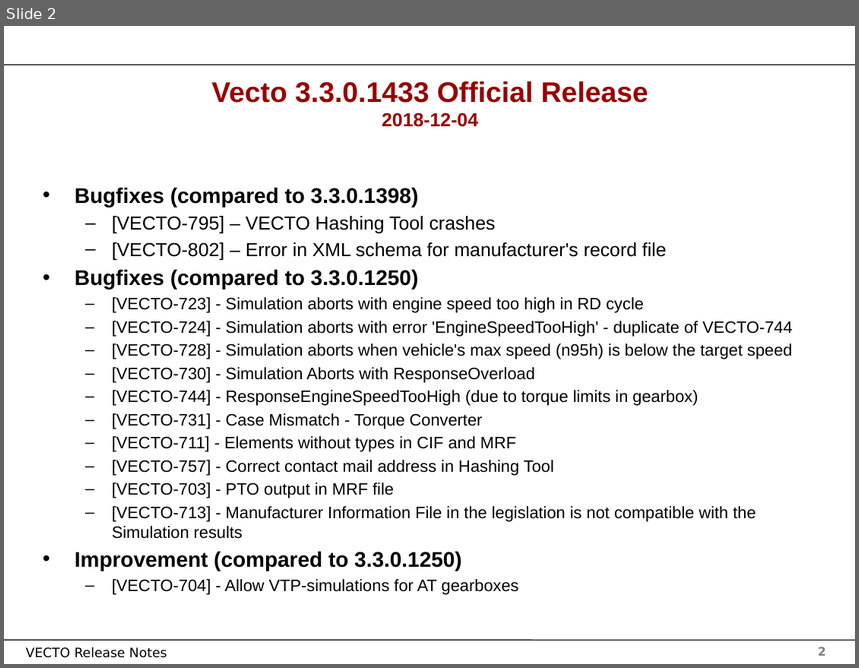
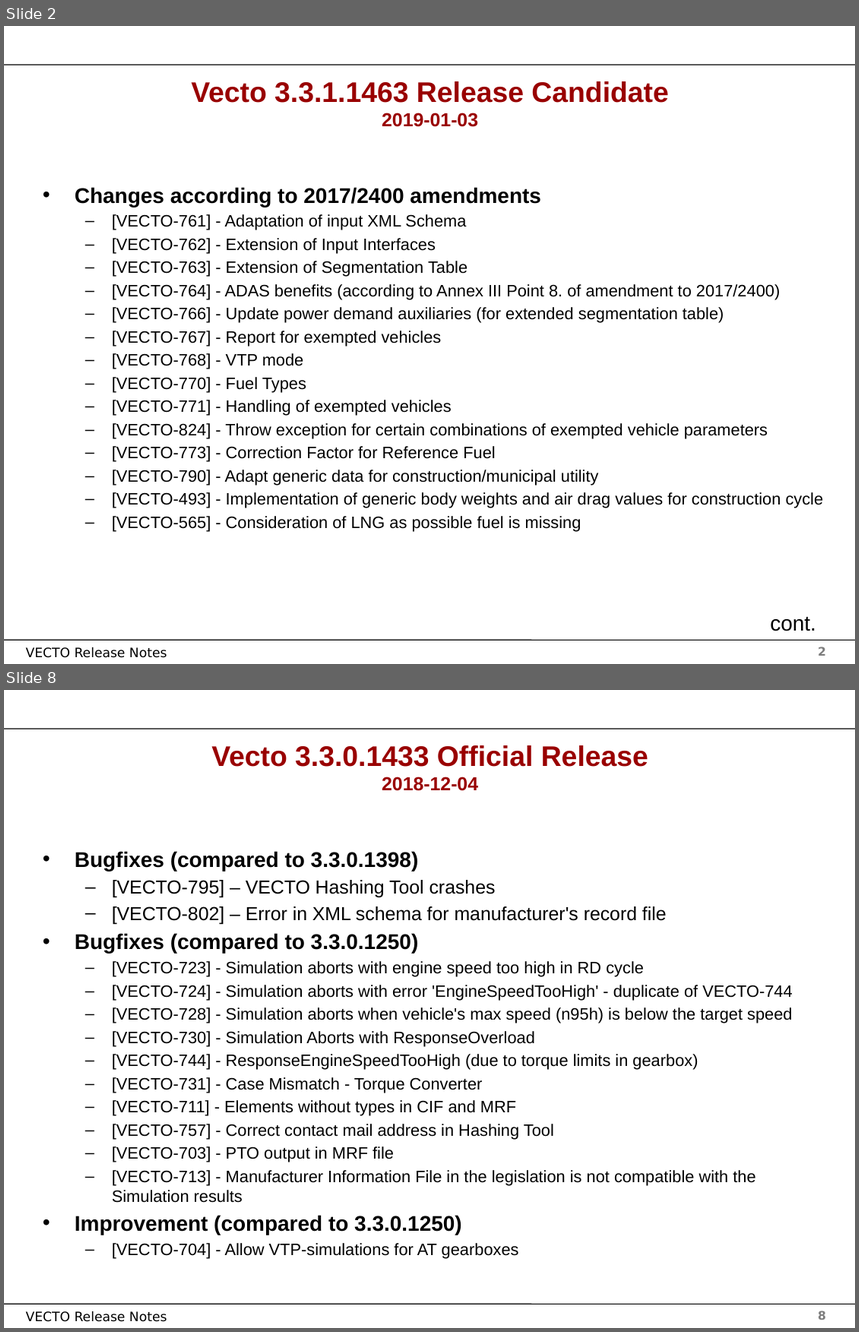
Before and after one commit to tanawadeatharva/BharatVECTO, a slide deck: Documentation/User Manual Source/Release Notes Vecto3.x.pptx. Shown one above the other, each under a label of ours: slide 2 before the commit, slides 2 and 8 after it; the slides between them are not shown. The pictures are 859x668 and 859x1332 pixels, drawn with LibreOffice and Linux fonts; fonts in the diff are those of the drawing; background and template pictures are left out. Boxes give left, top, right and bottom in pixels: in the first picture for what was removed or moved away, otherwise in the second. Text is boxed around its words. In the diff, an @@ line names an element or a change of style, - is before the commit and + after.

```diff
--- a/Documentation/User Manual Source/Release Notes Vecto3.x.pptx
+++ b/Documentation/User Manual Source/Release Notes Vecto3.x.pptx
@@ slide 2 added at [4,26,855,664], background #FFFFFF; not listed: 4 template elements that a slide beside it also shows @@
@@ title added at [191,81,668,127], 24 pt, text #990000, bold @@
+Vecto 3.3.1.1463 Release Candidate
+2019-01-03
@@ text added at [75,187,824,532], 14 pt, text #000000 @@
+• Changes according to 2017/2400 amendments
+  – [VECTO-761] - Adaptation of input XML Schema
+  – [VECTO-762] - Extension of Input Interfaces
+  – [VECTO-763] - Extension of Segmentation Table
+  – [VECTO-764] - ADAS benefits (according to Annex III Point 8. of amendment to 2017/2400)
+  – [VECTO-766] - Update power demand auxiliaries (for extended segmentation table)
+  – [VECTO-767] - Report for exempted vehicles
+  – [VECTO-768] - VTP mode
+  – [VECTO-770] - Fuel Types
+  – [VECTO-771] - Handling of exempted vehicles
+  – [VECTO-824] - Throw exception for certain combinations of exempted vehicle parameters
+  – [VECTO-773] - Correction Factor for Reference Fuel
+  – [VECTO-790] - Adapt generic data for construction/municipal utility
+  – [VECTO-493] - Implementation of generic body weights and air drag values for construction cycle
+  – [VECTO-565] - Consideration of LNG as possible fuel is missing
@@ text added at [770,617,816,632], 18 pt, text #000000 @@
+cont.
@@ what was slide 2 is now slide 8 @@
@@ page number at [818,1311,826,1320]: text changed @@
-2
+8
```
Also in this commit, not shown: 1 slide changed, 5 other slides added, 19 other files.
